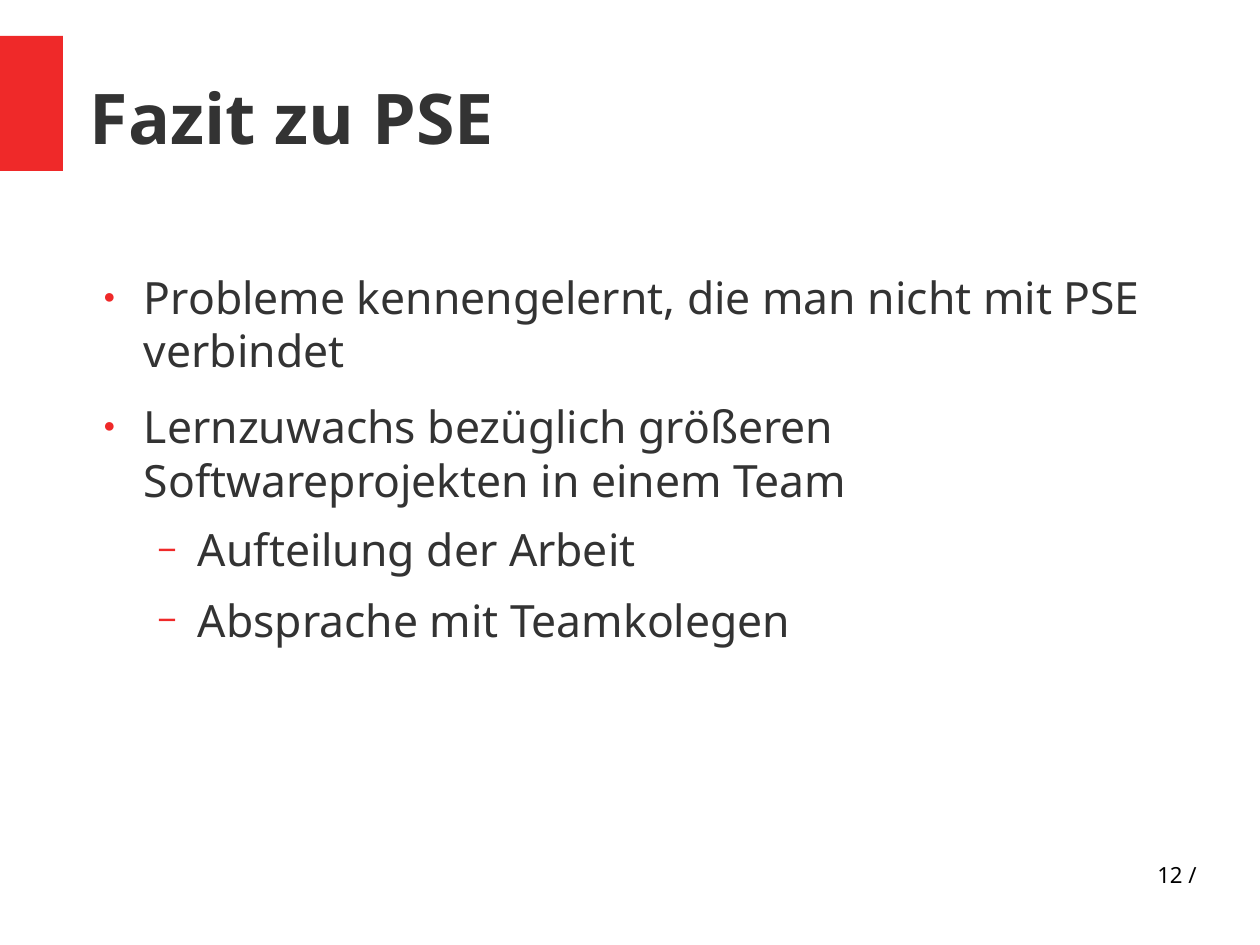
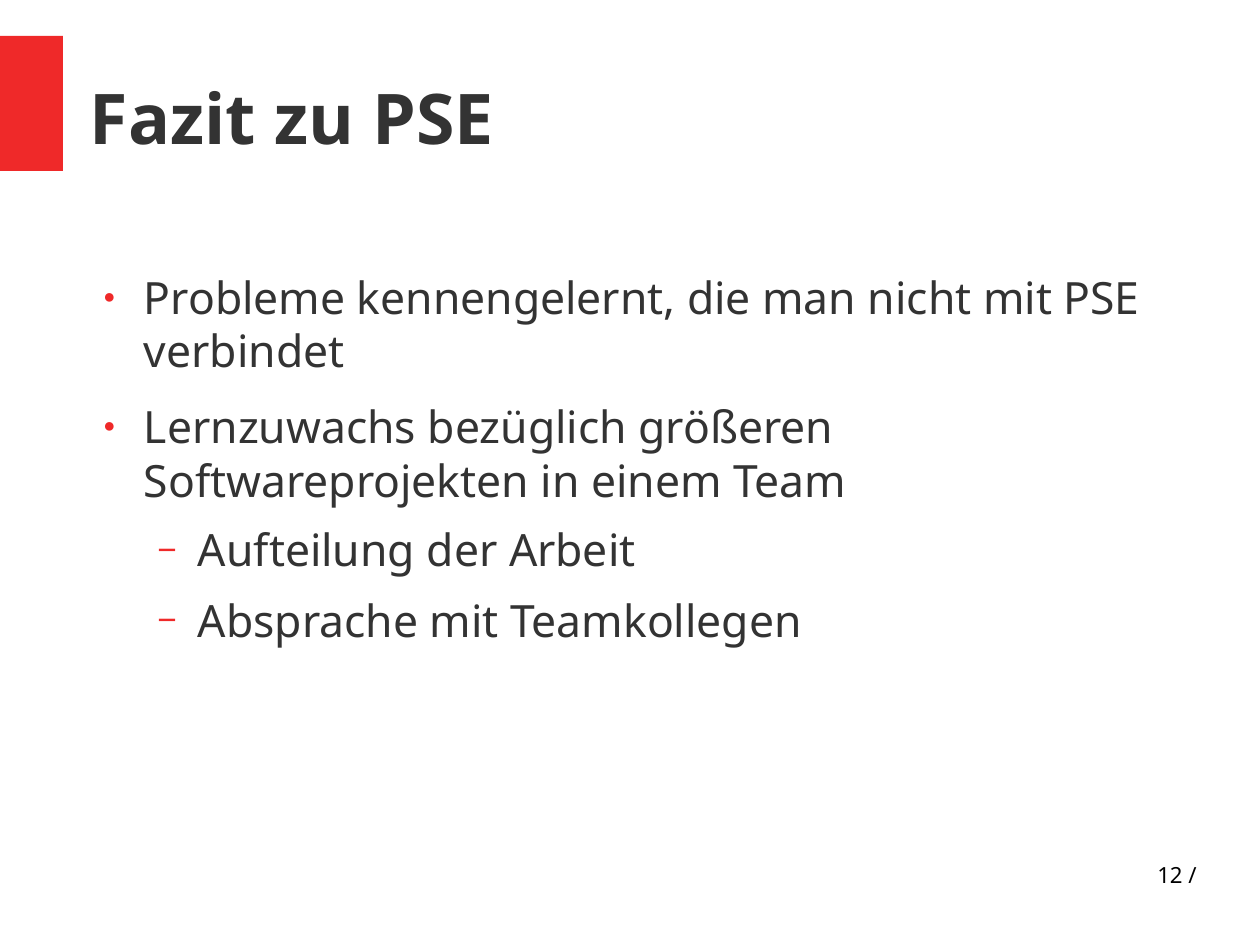
Before and after one commit to vlle1/dokumente-earablesKIT, a slide deck: slide 12 of Abschlusspräsi/Abschlusspräsi.odp. Drawn at 1260x945 pixels with LibreOffice and Linux fonts; fonts in the diff are those of the drawing. Boxes give left, top, right and bottom in pixels: in the first picture for what was removed or moved away, otherwise in the second. Text is boxed around its words. In the diff, an @@ line names an element or a change of style, - is before the commit and + after.

```diff
--- a/Abschlusspräsi/Abschlusspräsi.odp
+++ b/Abschlusspräsi/Abschlusspräsi.odp
@@ text at (198,603,801,648): text changed @@
-  − Absprache mit Teamkolegen
+  − Absprache mit Teamkollegen
```
Also in this commit, not shown: 1 other slide changed, 1 slide added, 1 slide removed.
